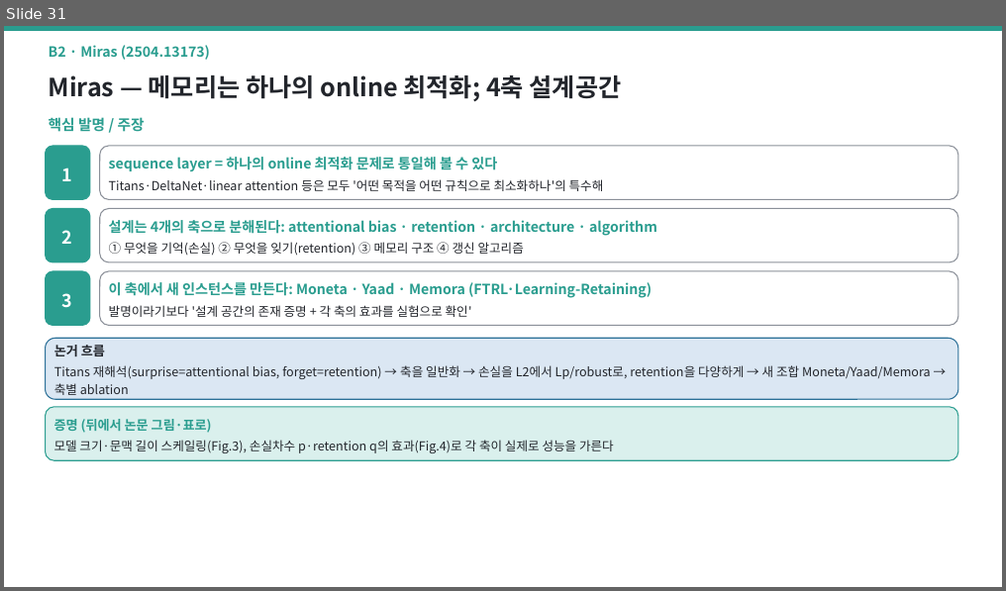
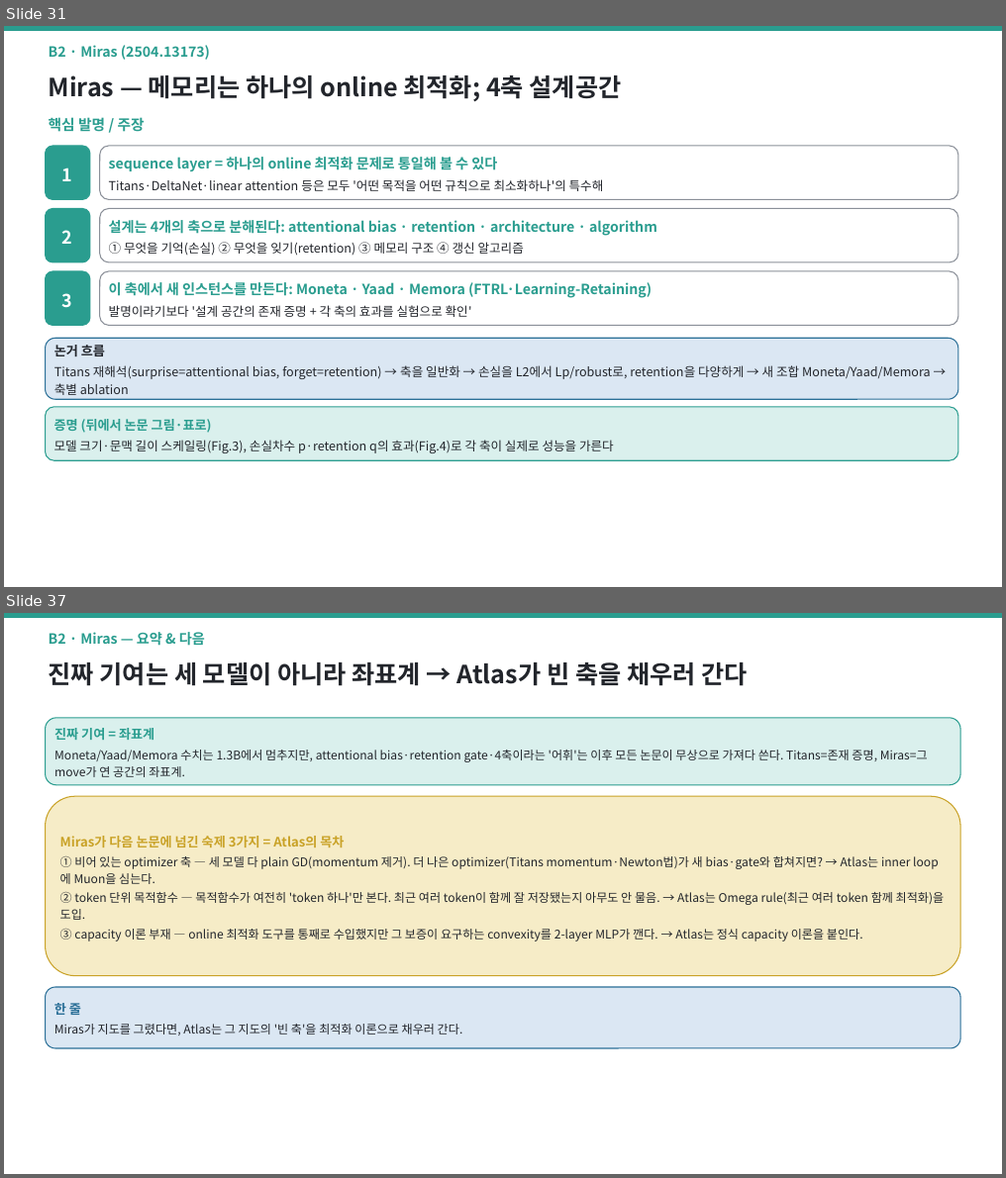
Before and after one commit to jimmylegendary/neural-memory-study, a slide deck: seminar/TTT-seminar.pptx. Shown one above the other, each under a label of ours: slide 31 before the commit, slides 31 and 37 after it; the slides between them are not shown. The pictures are 1006x591 and 1006x1178 pixels, drawn with LibreOffice and Linux fonts; fonts in the diff are those of the drawing. Boxes give left, top, right and bottom in pixels: in the first picture for what was removed or moved away, otherwise in the second. Text is boxed around its words. In the diff, an @@ line names an element or a change of style, - is before the commit and + after.

```diff
--- a/seminar/TTT-seminar.pptx
+++ b/seminar/TTT-seminar.pptx
@@ slide 37 added at (4,613,1002,1174), background #FFFFFF @@
@@ rectangle added at (4,613,1002,618), fill #2A9D8F, outline #2A9D8F 1 pt @@
@@ text added at (49,632,205,646), 13.5 pt, text #2A9D8F, bold @@
+B2 · Miras — 요약 & 다음
@@ text added at (49,663,747,686), 24 pt, text #22252B, bold @@
+진짜 기여는 세 모델이 아니라 좌표계 → Atlas가 빈 축을 채우러 간다
@@ rounded rectangle added at (46,718,960,785), fill #DAF0ED, outline #2A9D8F 1 pt, 11.5 pt, text #22252B @@
+진짜 기여 = 좌표계
+Moneta/Yaad/Memora 수치는 1.3B에서 멈추지만, attentional bias·retention gate·4축이라는 '어휘'는 이후 모든 논문이 무상으로 가져다 쓴다. Titans=존재 증명, Miras=그 move가 연 공간의 좌표계.
@@ rounded rectangle added at (46,796,960,976), fill #F6ECC7, outline #C9A227 1 pt, 11.5 pt, text #22252B @@
+Miras가 다음 논문에 넘긴 숙제 3가지 = Atlas의 목차
+① 비어 있는 optimizer 축 — 세 모델 다 plain GD(momentum 제거). 더 나은 optimizer(Titans momentum·Newton법)가 새 bias·gate와 합쳐지면? → Atlas는 inner loop에 Muon을 심는다.
+② token 단위 목적함수 — 목적함수가 여전히 'token 하나'만 본다. 최근 여러 token이 함께 잘 저장됐는지 아무도 안 물음. → Atlas는 Omega rule(최근 여러 token 함께 최적화)을 도입.
+③ capacity 이론 부재 — online 최적화 도구를 통째로 수입했지만 그 보증이 요구하는 convexity를 2-layer MLP가 깬다. → Atlas는 정식 capacity 이론을 붙인다.
@@ rounded rectangle added at (46,987,960,1049), fill #DBE7F3, outline #2A6F97 1 pt, 11.5 pt, text #22252B @@
+한 줄
+Miras가 지도를 그렸다면, Atlas는 그 지도의 '빈 축'을 최적화 이론으로 채우러 간다.
```
Also in this commit, not shown: 1 slide changed, 4 other slides added, 1 slide removed, 1 other file.
